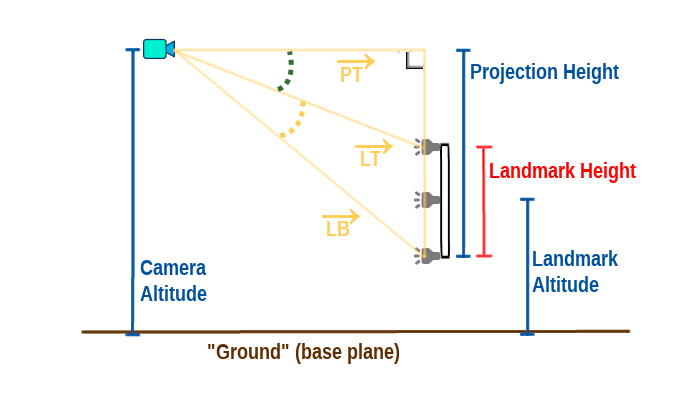
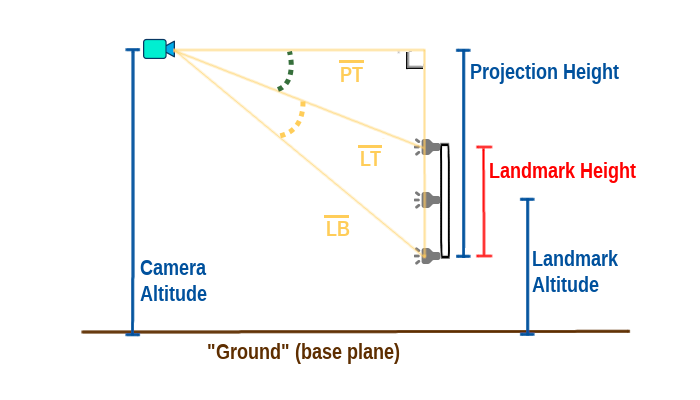
Layers edited between the first and the second 700 x 400 image:
painted on "Background" over [322, 53, 393, 225]
